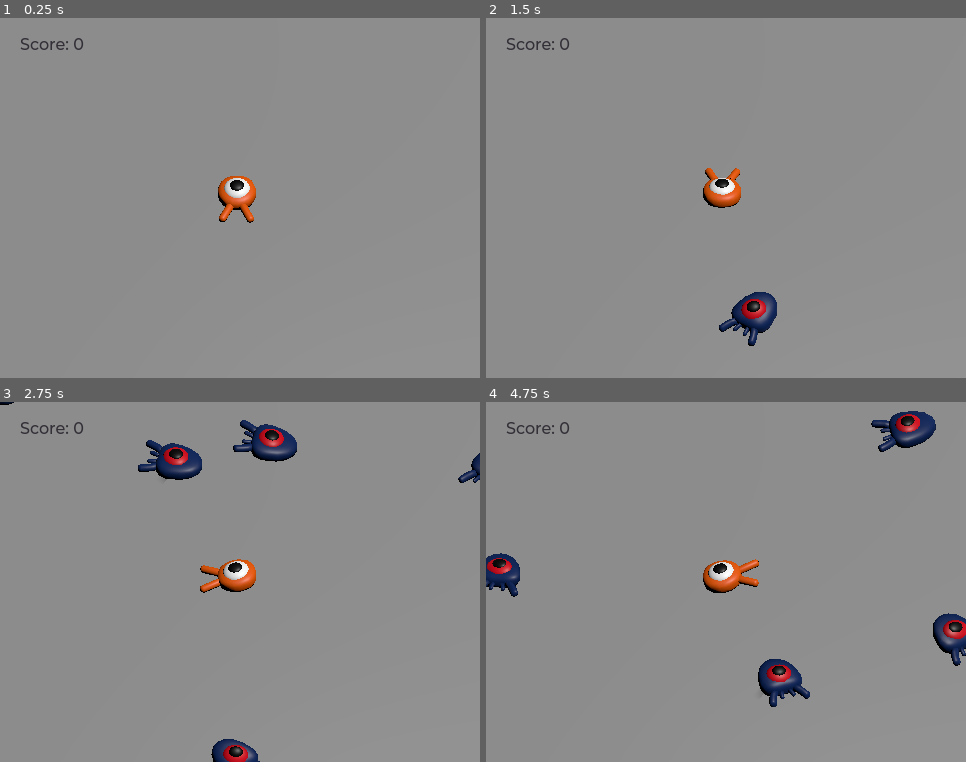
Above: before the commit, frames 1-4 (two rows, left to right).
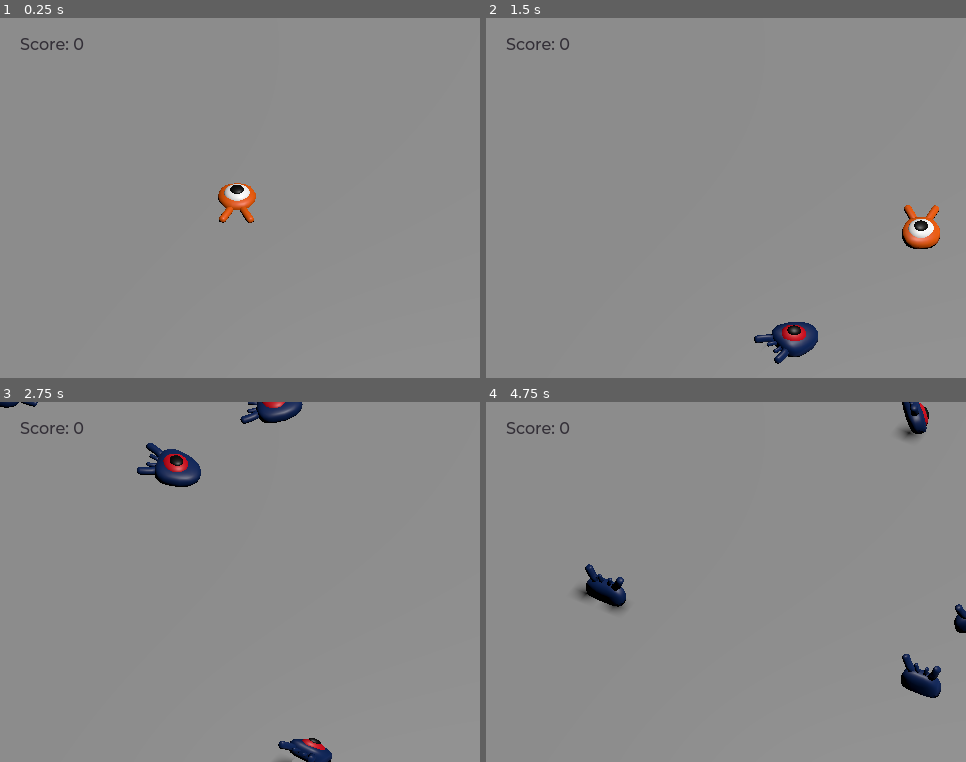
Above: after the commit, the same moments.

Repository: godotengine/godot-3d-dodge-the-creeps
Game: Godot game, scene res://Main.tscn
Two runs of this game, one before a commit and one after it. Both use one fixed random seed, a clock stepped at 60 frames per second and the inputs below.
Inputs:
- Up to frame 1 (0.25 s): no input
- Up to frame 2 (1.5 s): tap Enter (ui_accept) at 0.5 s; hold Right (move_right) 0.53-1.28 s; tap Space (jump) at 0.77 s; hold Down (move_back) from 1.28 s (still down)
- Up to frame 3 (2.75 s): tap Space (jump) at 1.52 s; release Down (move_back) at 2.03 s; hold Right (move_right) from 2.03 s (still down)
- Up to frame 4 (4.75 s): release Right (move_right) at 2.78 s; hold Up (move_forward) 2.78-3.53 s; tap Space (jump) at 3.02, 3.77, 4.52 s; hold Left (move_left) from 3.53 s (still down)

The runs differ from the first frame. In frame 1, 0.5% of the frame differs, in the area x 45-54%, y 43-57%; in frame 2, 3.2%; in frame 3, 4.6%; in frame 4, 5.4%, in the area x 0-100%, y 0-85%.
Error before the commit: Invalid assignment of property or key 'playback_speed' with value of type 'int' on a base object of type 'AnimationPlayer'. (res://Player.gd:34)
Error after the commit: Invalid access to property or key 'collider' on a base object of type 'KinematicCollision3D'. (res://Player.gd:57)

Commit message:
More Godot 4 Updates
* `playback_speed` ➡ `speed_scale`
* remove `randomize()` from `Main#_ready`

They are not quite in the `stable` branch of the Tutorial but are updated in its `latest` version.

Diff:
--- a/dodge_the_creeps_3d/Main.gd
+++ b/dodge_the_creeps_3d/Main.gd
@@ -4,7 +4,6 @@
 
 
 func _ready():
-	randomize()
 	$UserInterface/Retry.hide()
 
 
--- a/dodge_the_creeps_3d/Mob.gd
+++ b/dodge_the_creeps_3d/Mob.gd
@@ -27,7 +27,7 @@
 	# We then rotate the vector based on the mob's Y rotation to move in the direction it's looking.
 	target_velocity = target_velocity.rotated(Vector3.UP, rotation.y)
 
-	$AnimationPlayer.playback_speed = random_speed / min_speed
+	$AnimationPlayer.speed_scale = random_speed / min_speed
 
 
 func squash():
--- a/dodge_the_creeps_3d/Player.gd
+++ b/dodge_the_creeps_3d/Player.gd
@@ -29,9 +29,9 @@
 		# In the lines below, we turn the character when moving and make the animation play faster.
 		direction = direction.normalized()
 		$Pivot.look_at(position + direction, Vector3.UP)
-		$AnimationPlayer.playback_speed = 4
+		$AnimationPlayer.speed_scale = 4
 	else:
-		$AnimationPlayer.playback_speed = 1
+		$AnimationPlayer.speed_scale = 1
 
 	target_velocity.x = direction.x * speed
 	target_velocity.z = direction.z * speed
